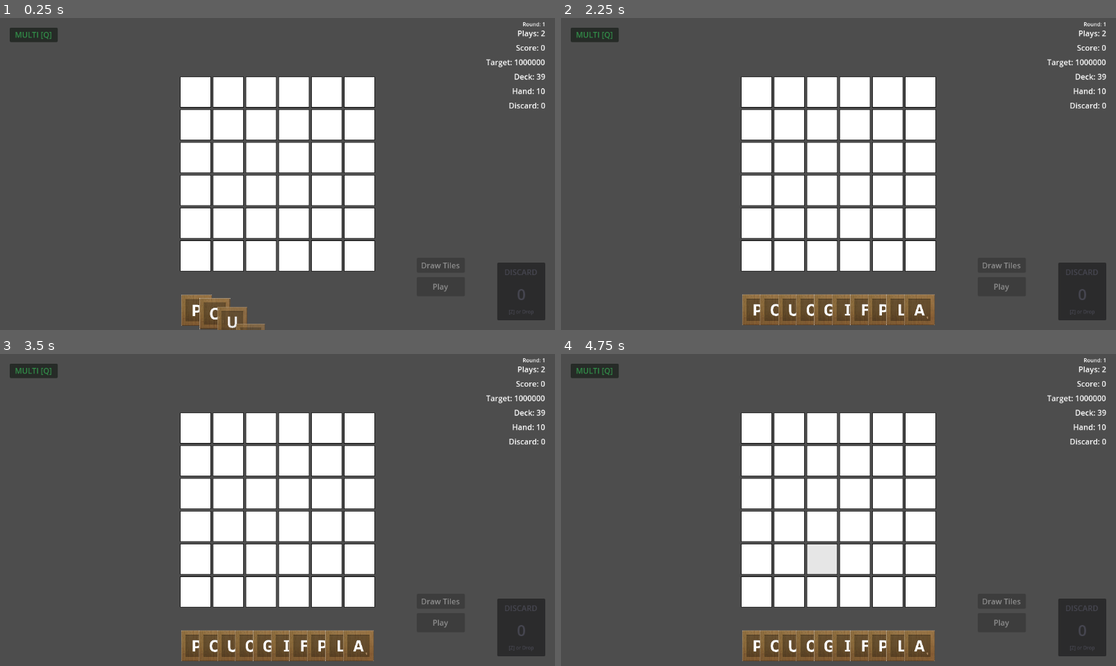
Above: before the commit, frames 1-4 (two rows, left to right).
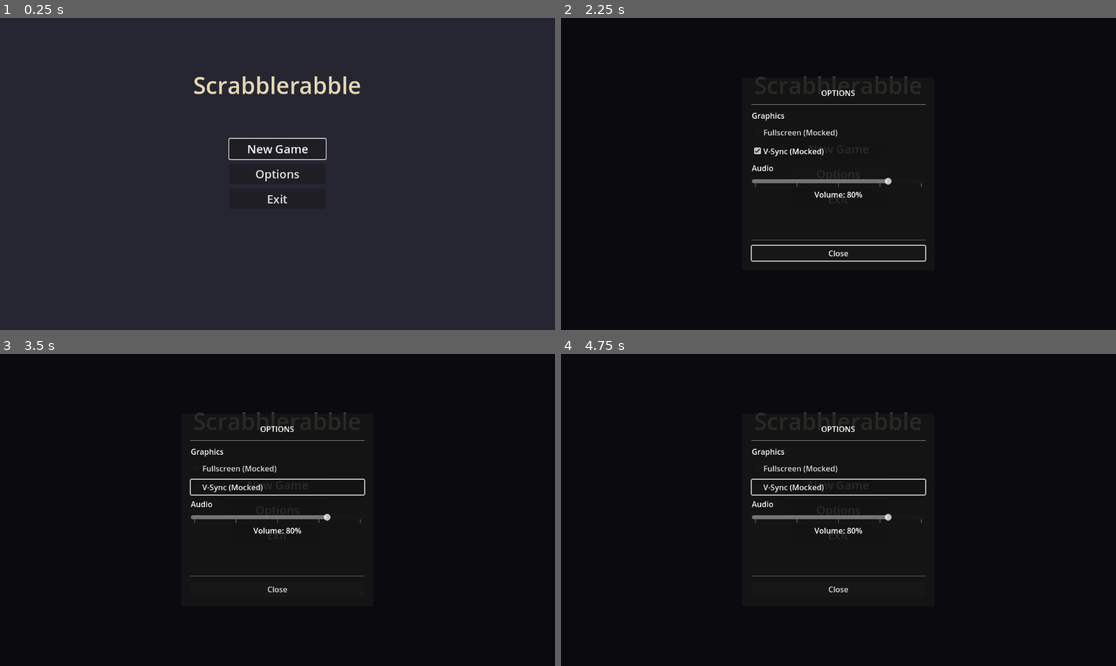
Above: after the commit, the same moments.

Repository: rcmilan/godot-scrabblerabble
Game: Godot game, scene res://scenes/title_screen/title_screen.tscn
Two runs of this game, one before a commit and one after it. Both use one fixed random seed, a clock stepped at 60 frames per second and the inputs below. Before the commit the project starts from res://scenes/main.tscn.
Inputs (mouse positions are in pixels of both pictures, inside the frame that each line leads up to):
- Up to frame 1 (0.25 s): no input
- Up to frame 2 (2.25 s): click (838, 149) at 0.5 s, where only the run after the commit has a clickable "New Game"; click (838, 149) at 1.25 s, where only the run after the commit has a clickable "New Game"; click (838, 174) at 2 s, where only the run after the commit has a clickable "Options"
- Up to frame 3 (3.5 s): click (277, 488) at 2.75 s, where only the run after the commit has a clickable "V-Sync (Mocked)"
- Up to frame 4 (4.75 s): tap Enter (ui_accept) at 3.5, 4.25 s; drag from (755, 428) to (894, 441) at 3.52 s; drag from (788, 428) to (810, 572) at 4.27 s

The runs differ from the first frame. In frame 1, 96% of the frame differs, in the area x 0-100%, y 0-100%; in frame 2, 99%; in frame 3, 99%; in frame 4, 99%.
Error after the commit: Invalid access to property or key 'run_confirmed' on a base object of type 'null instance'. (res://scenes/title_screen/title_screen.gd:66)

Commit message:
chore: set title screen as main scene entry point

Diff:
--- a/project.godot
+++ b/project.godot
@@ -11,7 +11,7 @@
 [application]
 
 config/name="Wordatro"
-run/main_scene="uid://ddchieu337gsy"
+run/main_scene="uid://ba7kv2r3xm8pl"
 config/features=PackedStringArray("4.5", "Mobile")
 config/icon="res://icon.svg"
 
